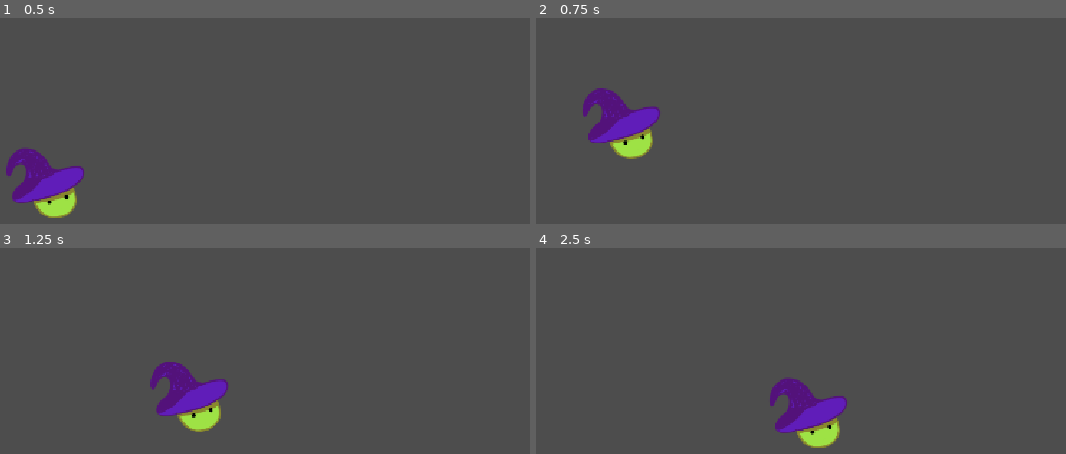
Above: before the commit, frames 1-4 (two rows, left to right).
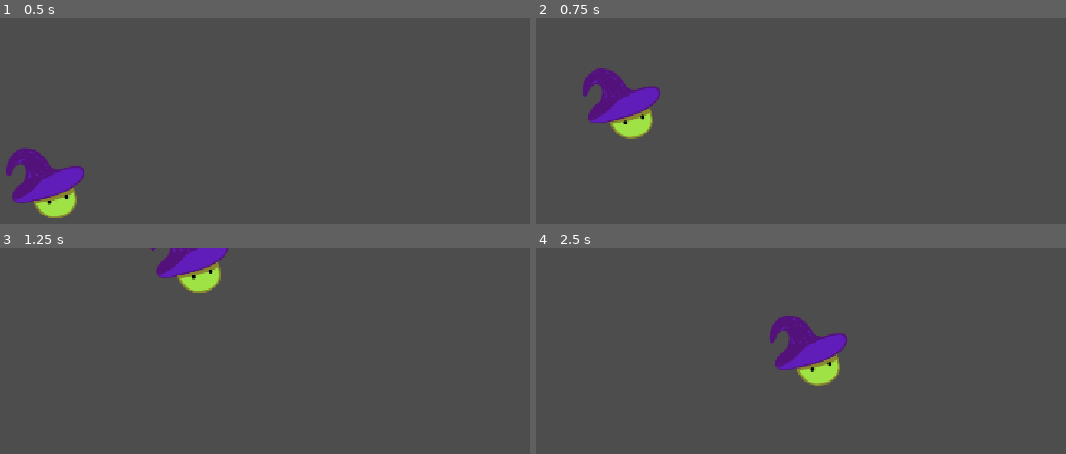
Above: after the commit, the same moments.

Repository: EternaHQ/Enchanted-Mini-Jam
Game: Godot game, scene res://Scenes/Main.tscn
Two runs of this game, one before a commit and one after it. Both use one fixed random seed, a clock stepped at 60 frames per second and the inputs below.
Inputs:
- Up to frame 1 (0.5 s): no input
- Up to frame 2 (0.75 s): tap Enter at 0.5 s; hold D (Right) from 0.53 s (still down); hold Space (Up) from 0.53 s (still down)
- Up to frame 3 (1.25 s): keep holding D (Right); keep holding Space (Up)
- Up to frame 4 (2.5 s): release Space (Up) at 1.28 s; tap Space (Up) at 1.35, 1.52, 1.82 s; release D (Right) at 2.03 s; hold A (Left) from 2.03 s (still down); hold Space (Up) from 2.03 s (still down)

Frame 1 is identical in both runs. In frame 2, 4.1% of the frame differs, in the area x 8-24%, y 24-69%; in frame 3, 5.1%; in frame 4, 6.0%, in the area x 44-59%, y 33-98%.

Commit message:
variable jumpheight, coyote time

Diff:
--- a/enchanted-game-jam/Scenes/Player.tscn
+++ b/enchanted-game-jam/Scenes/Player.tscn
@@ -58,6 +58,7 @@
 
 [node name="CharacterBody2D" type="CharacterBody2D" unique_id=53931604]
 script = ExtResource("1_kyqiw")
+max_jump_height = 128.0
 
 [node name="AnimatedSprite2D" type="AnimatedSprite2D" parent="." unique_id=25744108]
 position = Vector2(0, -76)
--- a/enchanted-game-jam/Scripts/player.gd
+++ b/enchanted-game-jam/Scripts/player.gd
@@ -1,23 +1,45 @@
 extends CharacterBody2D
-@export var speed:int= 300
-@export var acceleration:int=10
-@export var jump_speed: int= -speed*2
+
+@export var speed: int = 300
+@export var acceleration: int = 10
+@export var jump_speed: int = 600
 @export var gravity: int = 1500
+@export var coyote_time: float = 0.08
+@export var max_jump_height: float = 256.0
+
+var coyote_timer: float = 0.0
+var jump_start_y: float = 0.0
+var is_jumping: bool = false
 
 func _physics_process(delta: float) -> void:
+	update_coyote_timer(delta)
 	handle_input()
-	update_movement(delta)
+	velocity.y += gravity * delta
 	move_and_slide()
 
 func handle_input() -> void:
-	if Input.is_action_just_pressed("Up") and is_on_floor():
-		velocity.y=jump_speed
-	var direction=Input.get_axis("Left","Right")
-	print(direction)
-	if direction==0:
-		velocity.x=move_toward(velocity.x,0, acceleration)
+	# Sprung starten (am Boden oder kurz nach dem Verlassen der Kante)
+	if Input.is_action_just_pressed("Up") and coyote_timer > 0.0:
+		is_jumping = true
+		jump_start_y = global_position.y
+		coyote_timer = 0.0
+
+	# Aufwärtsbewegung, solange Taste gehalten und Maximalhöhe nicht erreicht
+	if is_jumping:
+		var height := jump_start_y - global_position.y
+		if Input.is_action_pressed("Up") and height < max_jump_height and not is_on_ceiling():
+			velocity.y = -jump_speed
+		else:
+			is_jumping = false
+
+	var direction := Input.get_axis("Left", "Right")
+	if direction == 0:
+		velocity.x = move_toward(velocity.x, 0, acceleration)
 	else:
-		velocity.x=move_toward(velocity.x, speed*direction, acceleration)
+		velocity.x = move_toward(velocity.x, speed * direction, acceleration)
 
-func update_movement(delta):
-	velocity.y += gravity*delta
+func update_coyote_timer(delta: float) -> void:
+	if is_on_floor() and not is_jumping:
+		coyote_timer = coyote_time
+	else:
+		coyote_timer -= delta
